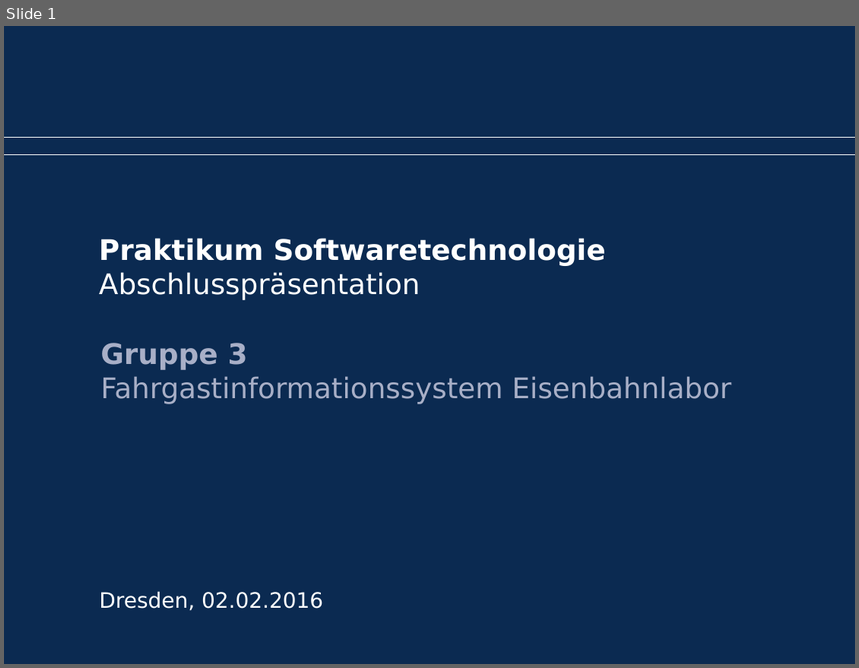
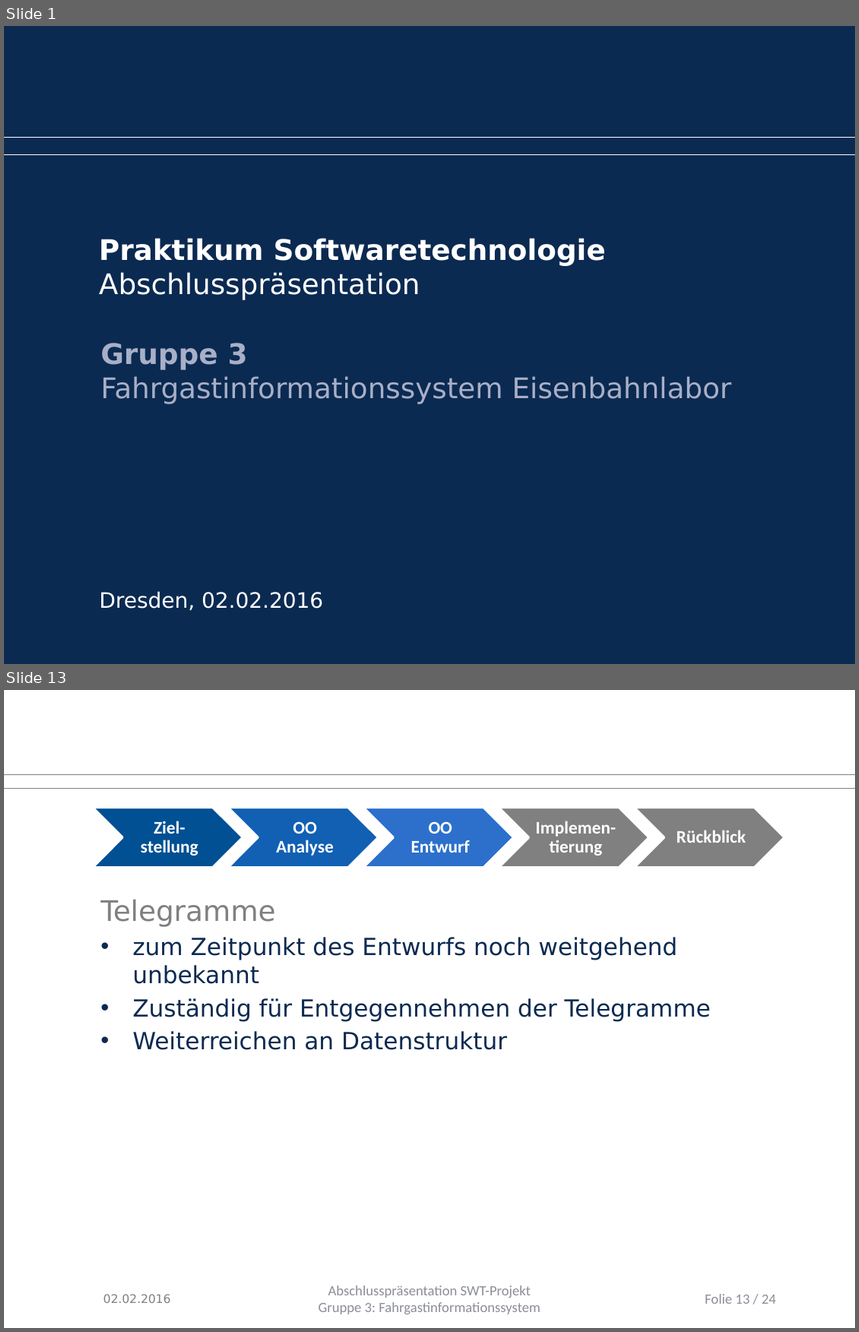
Before and after one commit to Juu98/fahrgastinformationssystem, a slide deck: organisation/Endpräsentation/abschlusspraesentation.pptx. Shown one above the other, each under a label of ours: slide 1 before the commit, slides 1 and 13 after it; the slides between them are not shown. The pictures are 859x668 and 859x1332 pixels, drawn with LibreOffice and Linux fonts; fonts in the diff are those of the drawing; background and template pictures are left out. Boxes give left, top, right and bottom in pixels: in the first picture for what was removed or moved away, otherwise in the second. Text is boxed around its words. In the diff, an @@ line names an element or a change of style, - is before the commit and + after.

```diff
--- a/organisation/Endpräsentation/abschlusspraesentation.pptx
+++ b/organisation/Endpräsentation/abschlusspraesentation.pptx
@@ slide 13 added at (4, 690, 855, 1328), background #FFFFFF @@
@@ line added from (4, 774) to (855, 774), #808080 0.5 pt @@
@@ line added from (4, 788) to (855, 788), #808080 0.5 pt @@
@@ group added at (92, 808, 785, 868): 5 chevrons, 5 texts @@
+Ziel-stellung
+OO Analyse
+OO Entwurf
+Implemen-tierung
+Rückblick
@@ text added at (101, 899, 711, 1050), 20 pt, text #0B2A51 @@
+Telegramme
+• zum Zeitpunkt des Entwurfs noch weitgehend unbekannt
+• Zuständig für Entgegennehmen der Telegramme
+• Weiterreichen an Datenstruktur
@@ text added at (104, 1294, 171, 1303), 10 pt, text #808080 @@
+02.02.2016
@@ text added at (319, 1286, 541, 1315), 12 pt, text #8C8E98 @@
+Abschlusspräsentation SWT-Projekt
+Gruppe 3: Fahrgastinformationssystem
@@ page number added at (705, 1294, 776, 1304), 12 pt, text #8C8E98 @@
+Folie 13 / 24
```
Also in this commit, not shown: 5 slides changed, 13 other slides added, 1 other file.
